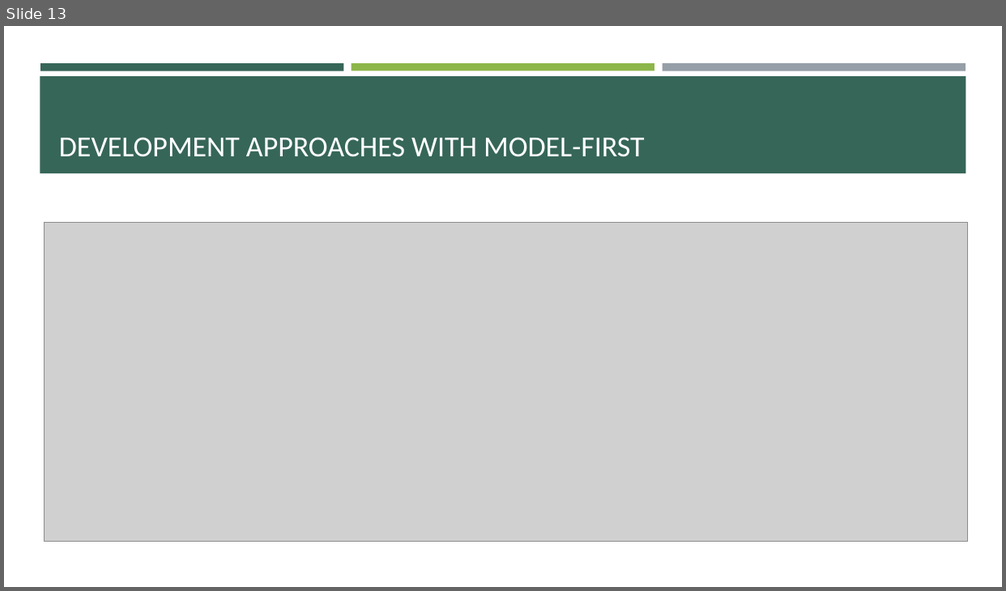
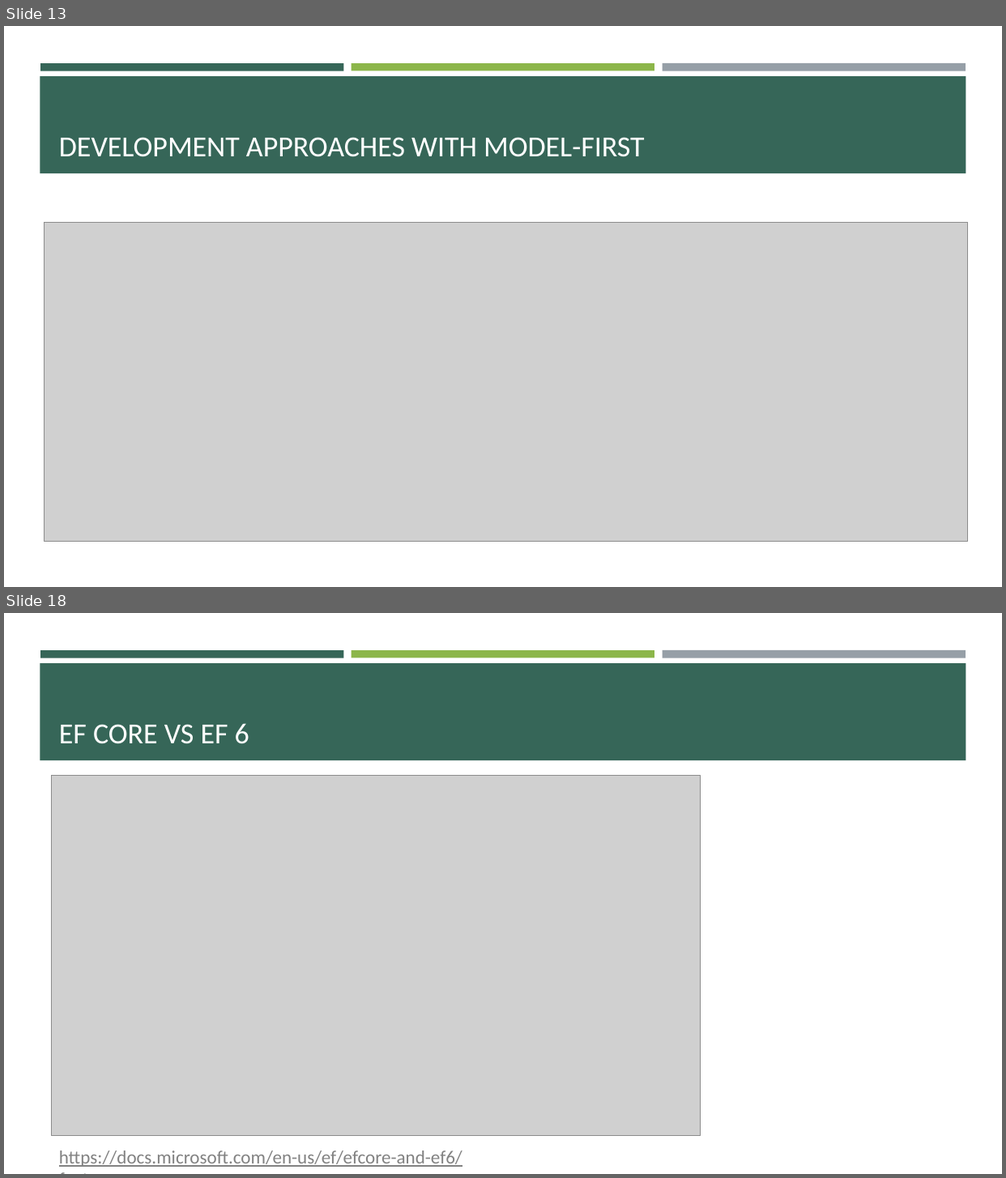
Before and after one commit to BunditSpace/Backend-Training, a slide deck: entity framework/Entity Framework.pptx. Shown one above the other, each under a label of ours: slide 13 before the commit, slides 13 and 18 after it; the slides between them are not shown. The pictures are 1006x591 and 1006x1178 pixels, drawn with LibreOffice and Linux fonts; fonts in the diff are those of the drawing; grey boxes stand for pictures. Boxes give left, top, right and bottom in pixels: in the first picture for what was removed or moved away, otherwise in the second. Text is boxed around its words. In the diff, an @@ line names an element or a change of style, - is before the commit and + after.

```diff
--- a/entity framework/Entity Framework.pptx
+++ b/entity framework/Entity Framework.pptx
@@ slide 18 added at (4, 613, 1002, 1174), background #FFFFFF; not listed: 4 template elements that a slide beside it also shows @@
@@ title added at (59, 723, 249, 744), 28 pt, text #FFFFFF @@
+EF CORE VS EF 6
@@ picture added at (52, 776, 701, 1135) @@
@@ text added at (59, 1151, 462, 1167), 18 pt, text #828282, underline @@
+https://docs.microsoft.com/en-us/ef/efcore-and-ef6/features
```
Also in this commit, not shown: 1 slide changed, 13 other slides added, 1 slide removed, 12 other files.
